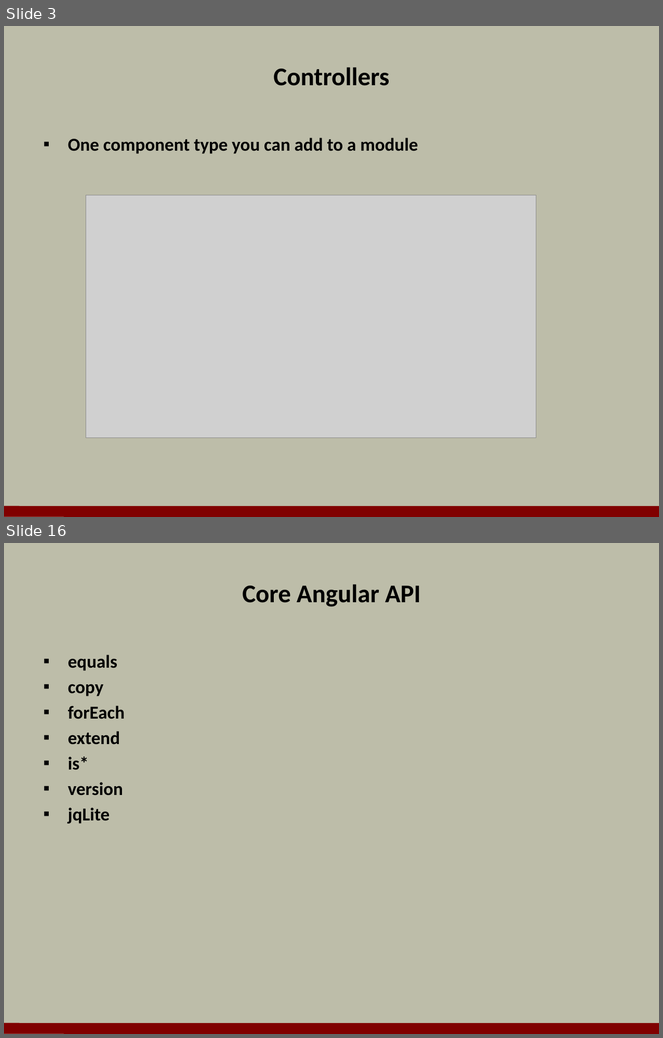
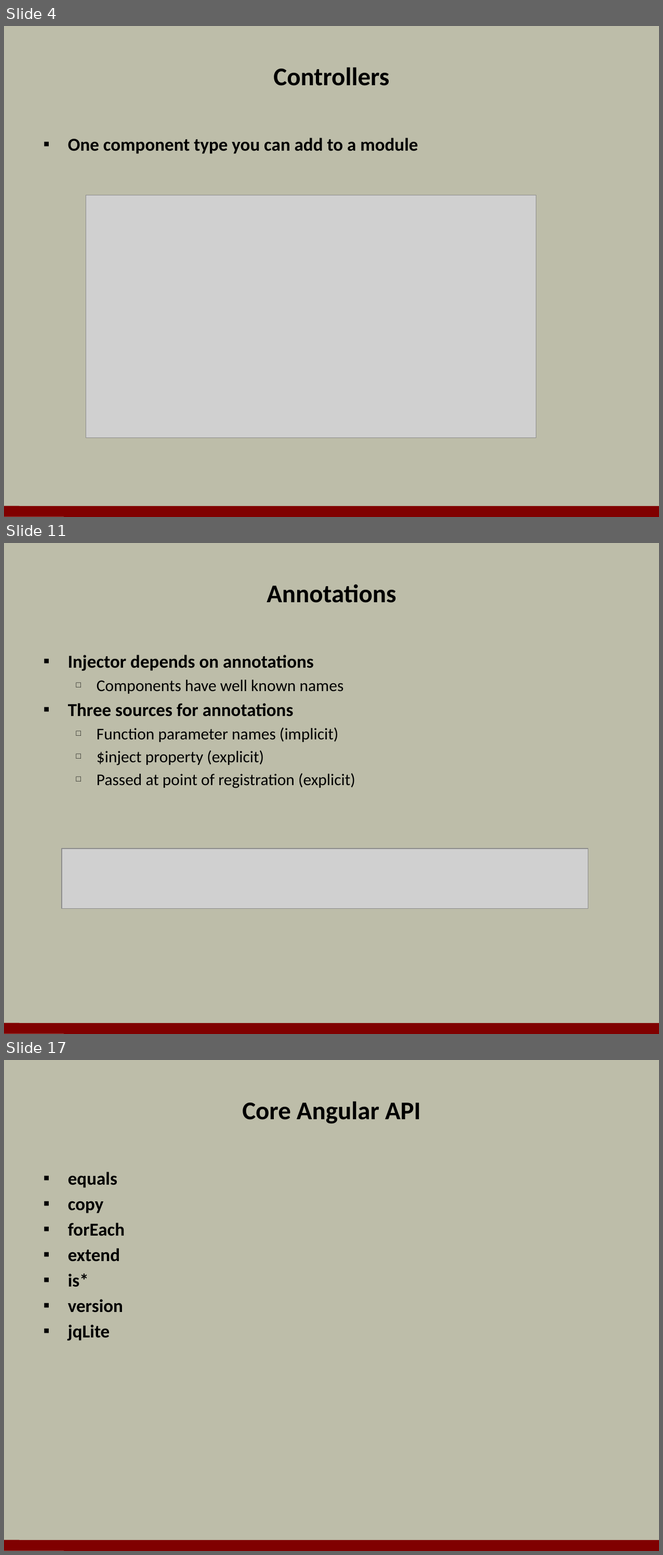
Before and after one commit to OdeToCode/classes, a slide deck: angularjs/slides/02_Modules.pptx. Shown one above the other, each under a label of ours: slides 3 and 16 before the commit, slides 4, 11 and 17 after it; the slides between them are not shown. The pictures are 663x1038 and 663x1555 pixels, drawn with LibreOffice and Linux fonts; fonts in the diff are those of the drawing; grey boxes stand for pictures; background and template pictures are left out. Boxes give left, top, right and bottom in pixels: in the first picture for what was removed or moved away, otherwise in the second. Text is boxed around its words. In the diff, an @@ line names an element or a change of style, - is before the commit and + after.

```diff
--- a/angularjs/slides/02_Modules.pptx
+++ b/angularjs/slides/02_Modules.pptx
@@ slide 11 added at <box>4,543,659,1034</box>, background #BDBDA9; not listed: 1 template element that a slide beside it also shows @@
@@ title added at <box>267,584,396,603</box>, 28 pt, text #000000, bold @@
+Annotations
@@ text added at <box>68,655,356,788</box>, 18 pt, text #000000 @@
+▪ Injector depends on annotations
+  □ Components have well known names
+▪ Three sources for annotations
+  □ Function parameter names (implicit)
+  □ $inject property (explicit)
+  □ Passed at point of registration (explicit)
@@ picture added at <box>62,849,588,909</box> @@
@@ what was slide 3 is now slide 4 @@
@@ what was slide 16 is now slide 17 @@
```
Also in this commit, not shown: 4 slides changed, 9 other slides added, 9 slides removed, 9 other files.
